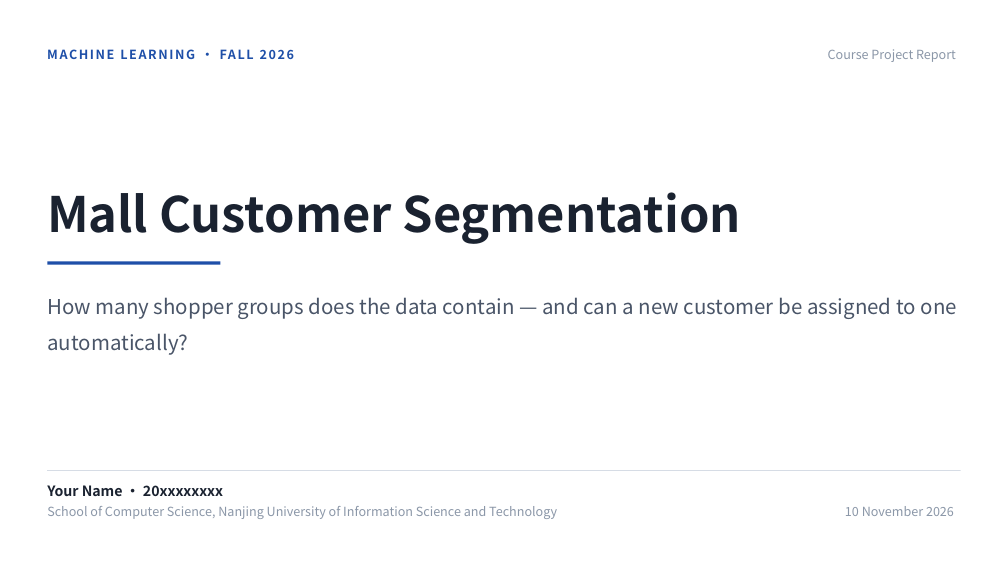
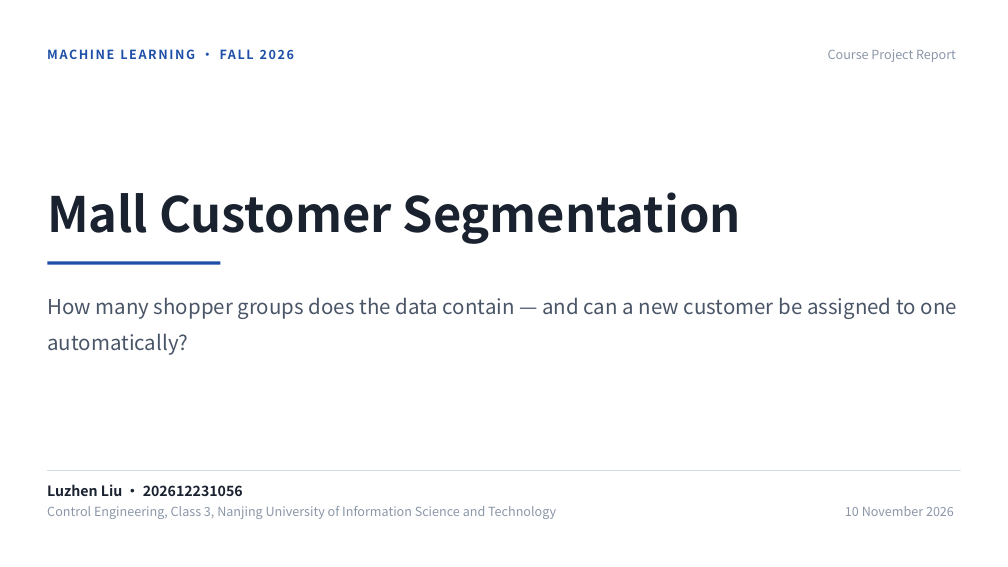
Before and after one commit to kaixinguaika/mall-customer-segmentation, a slide deck: slide 1 of slides/Mall_Customer_Segmentation.pptx. Drawn at 1008x567 pixels with LibreOffice and Linux fonts; fonts in the diff are those of the drawing. Boxes give left, top, right and bottom in pixels: in the first picture for what was removed or moved away, otherwise in the second. Text is boxed around its words. In the diff, an @@ line names an element or a change of style, - is before the commit and + after.

Commit message:
Fill in author name and student ID

```diff
--- a/slides/Mall_Customer_Segmentation.pptx
+++ b/slides/Mall_Customer_Segmentation.pptx
@@ text at [47,506,556,519]: text changed @@
-School of Computer Science, Nanjing University of Information Science and Technology
+Control Engineering, Class 3, Nanjing University of Information Science and Technology
@@ text at [47,484,243,496]: text changed @@
-Your Name · 20xxxxxxxx
+Luzhen Liu · 202612231056
```
Also in this commit, not shown: 3 other files.
